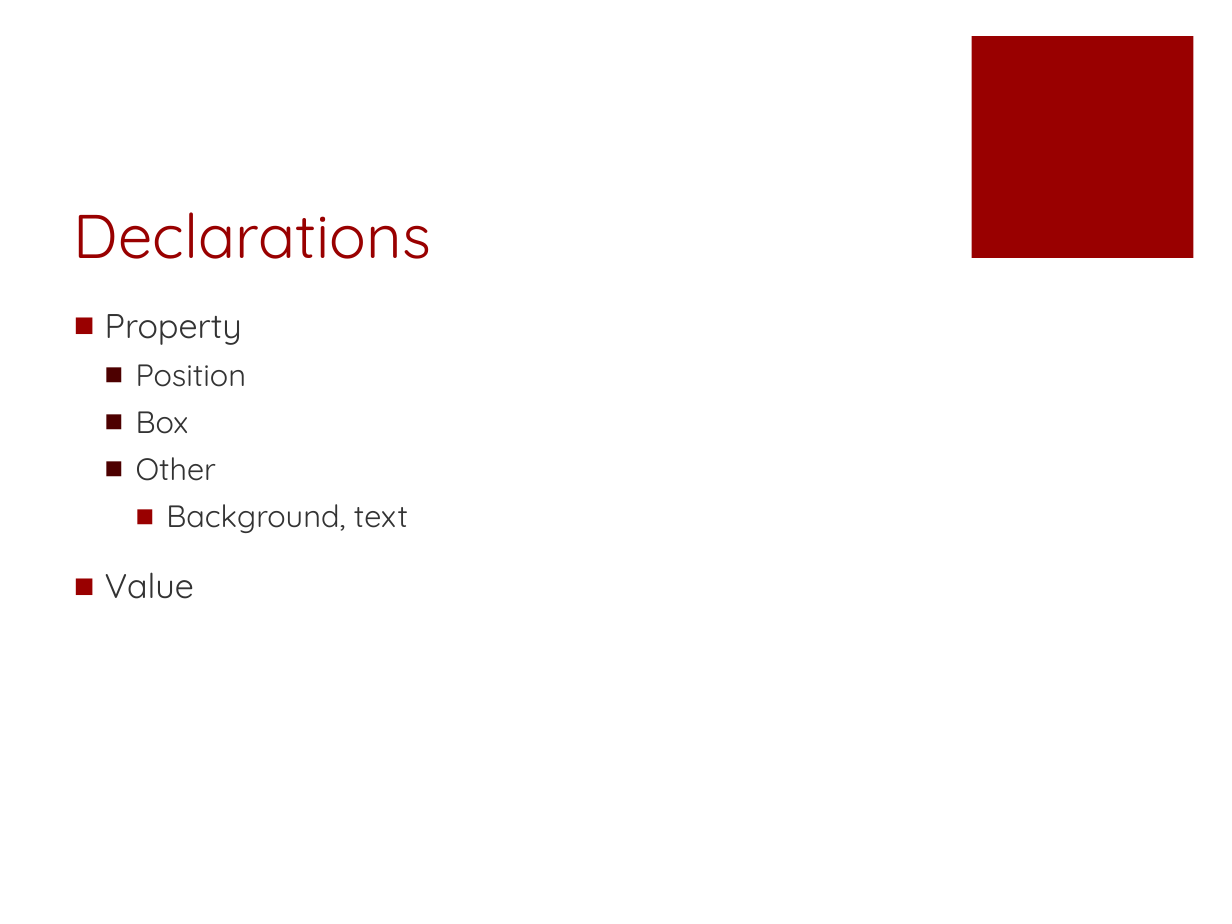
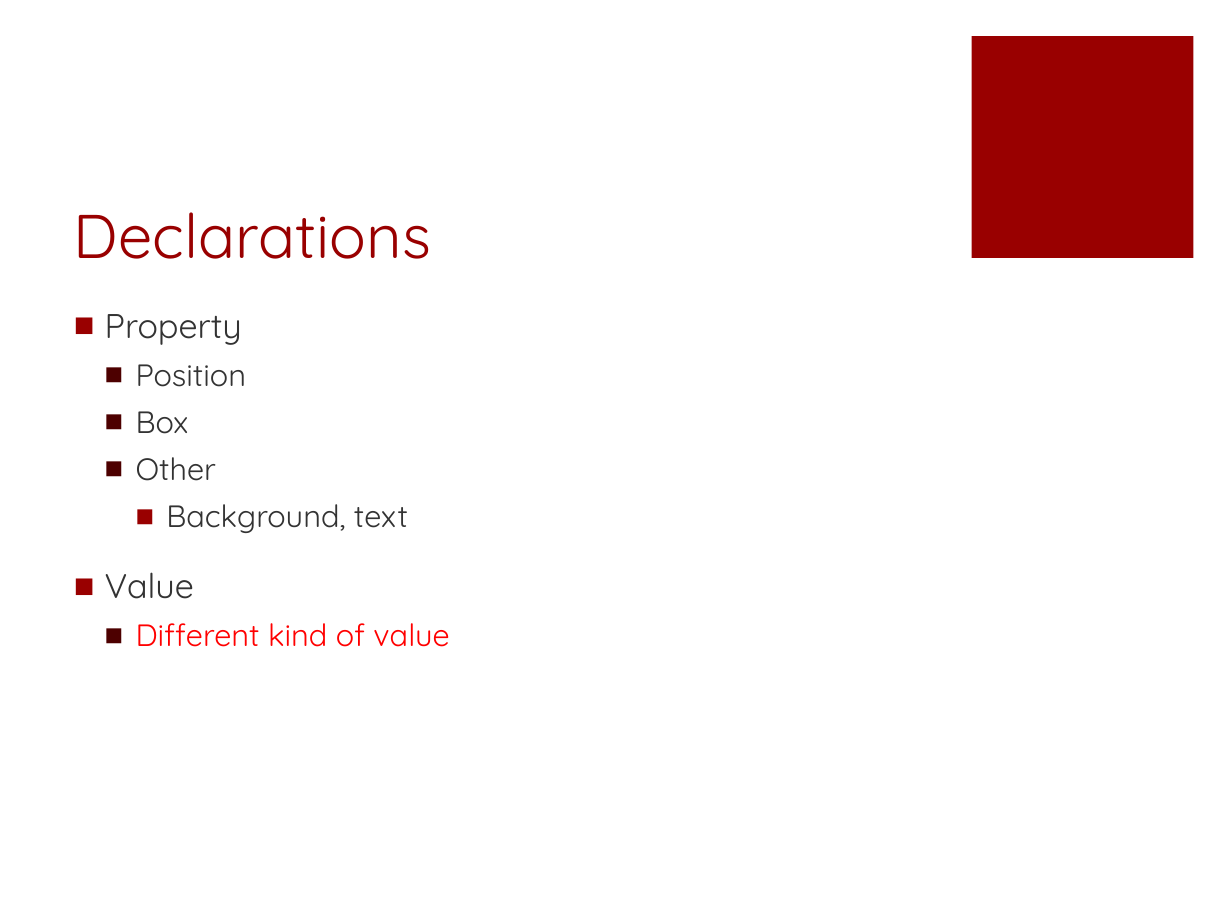
Before and after one commit to fuying/frondendtraining, a slide deck: slide 10 of CSS/CSS.pptx (slide 9 before the commit). Drawn at 1232x924 pixels with LibreOffice and Linux fonts; fonts in the diff are those of the drawing. Boxes give left, top, right and bottom in pixels: in the first picture for what was removed or moved away, otherwise in the second. Text is boxed around its words. In the diff, an @@ line names an element or a change of style, - is before the commit and + after.

```diff
--- a/CSS/CSS.pptx
+++ b/CSS/CSS.pptx
@@ text at (136,623,449,647): paragraph added @@
+  ■ Different kind of value
```
Also in this commit, not shown: 7 other slides changed, 4 slides added.
